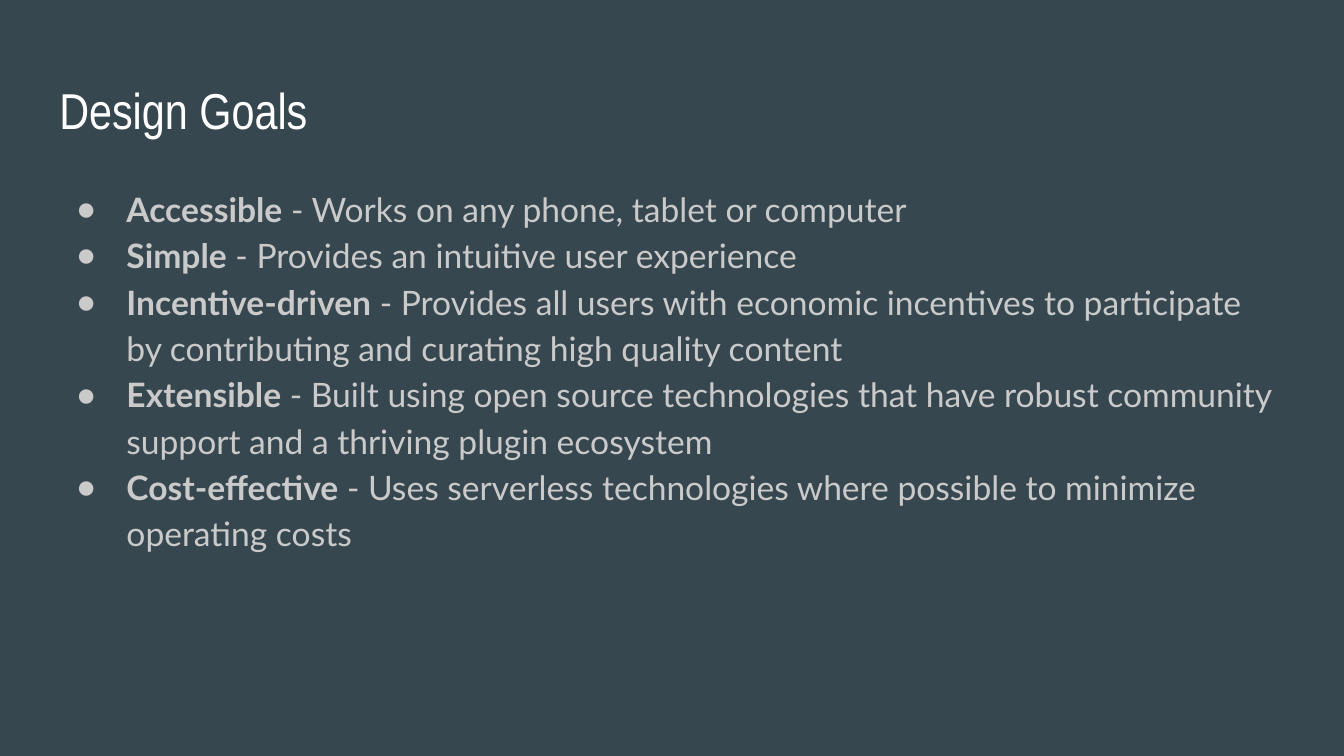
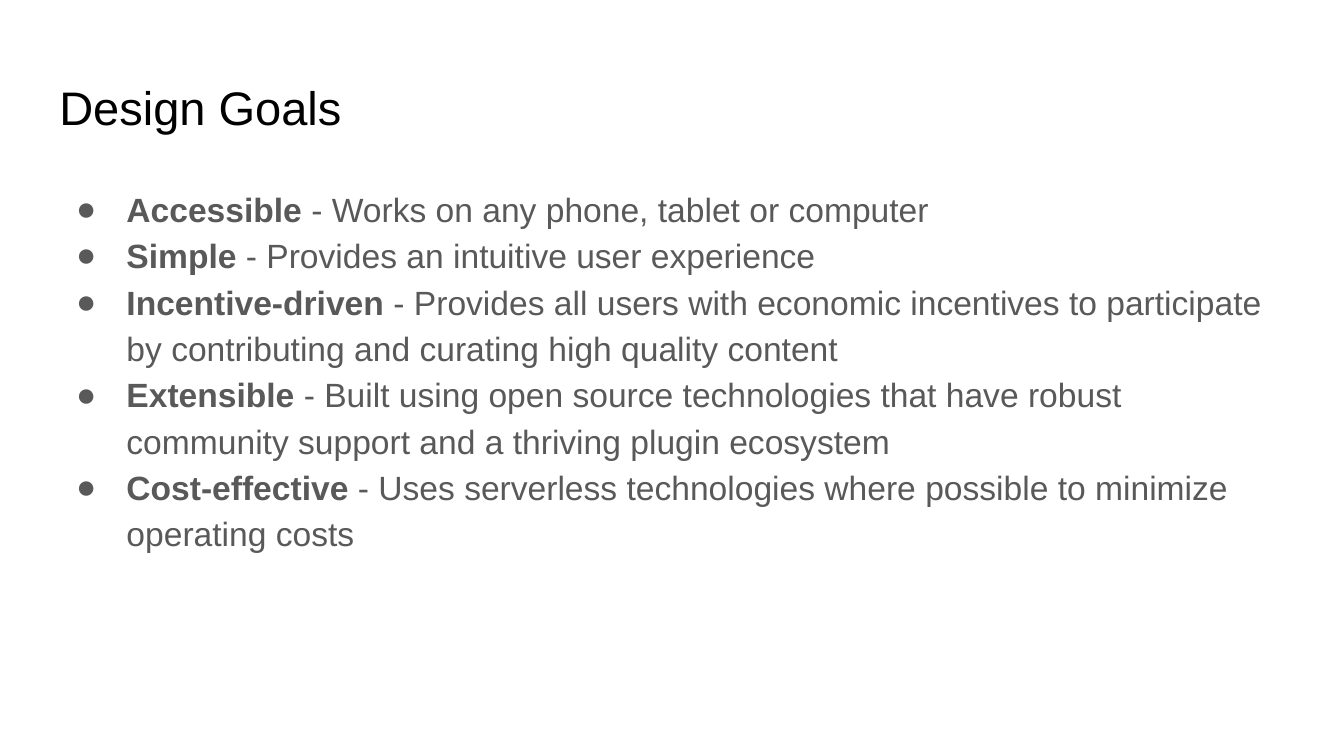
Before and after one commit to nithinvijaykumar/knowledge, a slide deck: slide 3 of StanleyX Hackathon.pptx (slide 2 before the commit). Drawn at 1344x756 pixels with LibreOffice and Linux fonts; fonts in the diff are those of the drawing. Boxes give left, top, right and bottom in pixels: in the first picture for what was removed or moved away, otherwise in the second. Text is boxed around its words. In the diff, an @@ line names an element or a change of style, - is before the commit and + after.

```diff
--- a/StanleyX Hackathon.pptx
+++ b/StanleyX Hackathon.pptx
@@ background #37474F to #FFFFFF @@
@@ title "Design Goals" at [59,91,342,134]: size 27 to 25.2 pt, font Arial Narrow to Arial, text colour #FFFFFF to #000000 @@
@@ text "Accessible - Works on any ..." at [126,197,1261,552]: font Lato to Arial, text colour #CACACA to #595959; bullet colour #CACACA to #595959 @@
```
Also in this commit, not shown: 3 other slides changed, 19 slides added, 10 other files.
